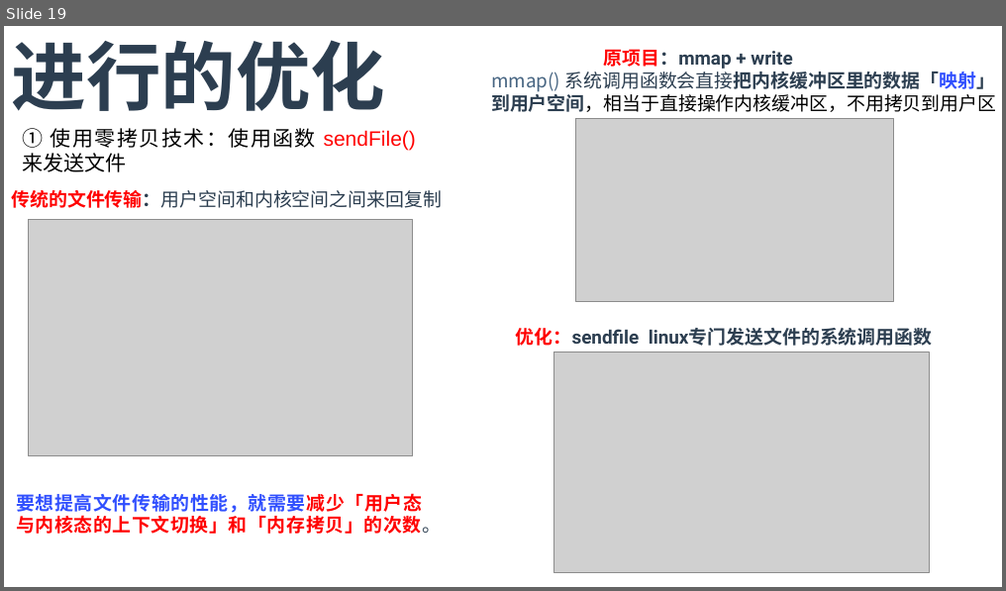
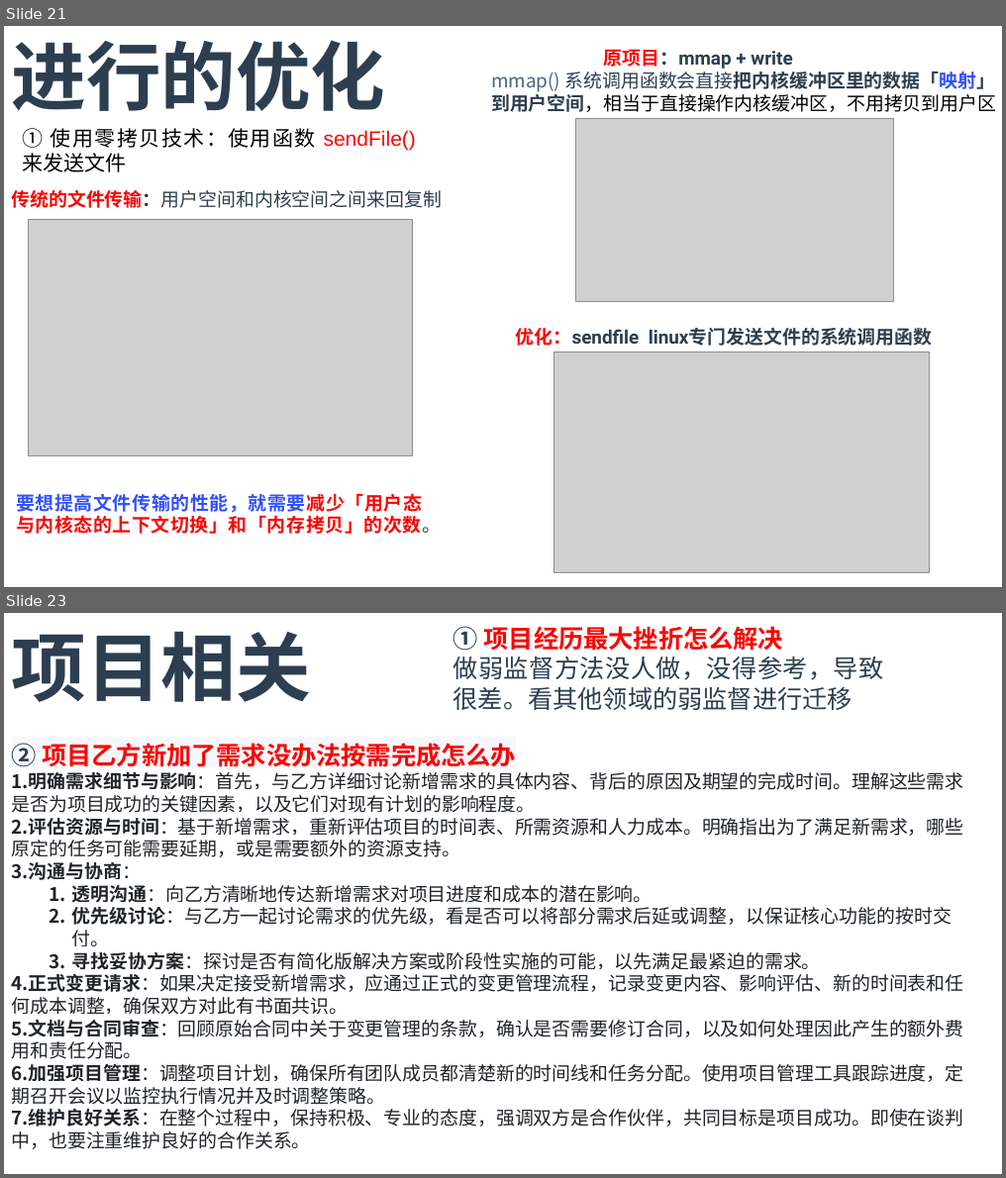
Before and after one commit to T0kisaki-Kurumi/LeetCode, a slide deck: 实习/面试.pptx. Shown one above the other, each under a label of ours: slide 19 before the commit, slides 21 and 23 after it; the slides between them are not shown. The pictures are 1006x591 and 1006x1178 pixels, drawn with LibreOffice and Linux fonts; fonts in the diff are those of the drawing; grey boxes stand for pictures. Boxes give left, top, right and bottom in pixels: in the first picture for what was removed or moved away, otherwise in the second. Text is boxed around its words. In the diff, an @@ line names an element or a change of style, - is before the commit and + after.

```diff
--- a/实习/面试.pptx
+++ b/实习/面试.pptx
@@ slide 23 added at (4, 613, 1002, 1174), background #FFFFFF @@
@@ text added at (11, 631, 310, 702), 72 pt, text #2C3E50, bold @@
+项目相关
@@ text added at (453, 626, 884, 710), 24 pt, text #2C3E50 @@
+① 项目经历最大挫折怎么解决
+做弱监督方法没人做，没得参考，导致很差。看其他领域的弱监督进行迁移
@@ text added at (11, 743, 963, 1150), 18 pt, text #1F2328 @@
+② 项目乙方新加了需求没办法按需完成怎么办
+1. 明确需求细节与影响：首先，与乙方详细讨论新增需求的具体内容、背后的原因及期望的完成时间。理解这些需求是否为项目成功的关键因素，以及它们对现有计划的影响程度。
+2. 评估资源与时间：基于新增需求，重新评估项目的时间表、所需资源和人力成本。明确指出为了满足新需求，哪些原定的任务可能需要延期，或是需要额外的资源支持。
+3. 沟通与协商：
+  1. 透明沟通：向乙方清晰地传达新增需求对项目进度和成本的潜在影响。
+  2. 优先级讨论：与乙方一起讨论需求的优先级，看是否可以将部分需求后延或调整，以保证核心功能的按时交付。
+  3. 寻找妥协方案：探讨是否有简化版解决方案或阶段性实施的可能，以先满足最紧迫的需求。
+4. 正式变更请求：如果决定接受新增需求，应通过正式的变更管理流程，记录变更内容、影响评估、新的时间表和任何成本调整，确保双方对此有书面共识。
+5. 文档与合同审查：回顾原始合同中关于变更管理的条款，确认是否需要修订合同，以及如何处理因此产生的额外费用和责任分配。
+6. 加强项目管理：调整项目计划，确保所有团队成员都清楚新的时间线和任务分配。使用项目管理工具跟踪进度，定期召开会议以监控执行情况并及时调整策略。
+7. 维护良好关系：在整个过程中，保持积极、专业的态度，强调双方是合作伙伴，共同目标是项目成功。即使在谈判中，也要注重维护良好的合作关系。
@@ what was slide 19 is now slide 21 @@
```
Also in this commit, not shown: 2 slides changed, 10 other slides added, 5 other files.
